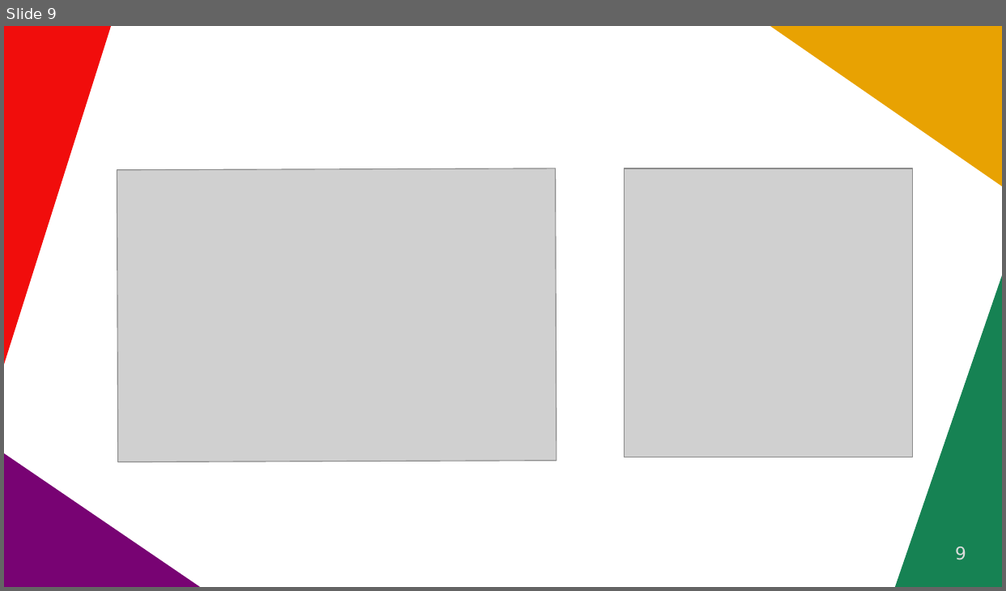
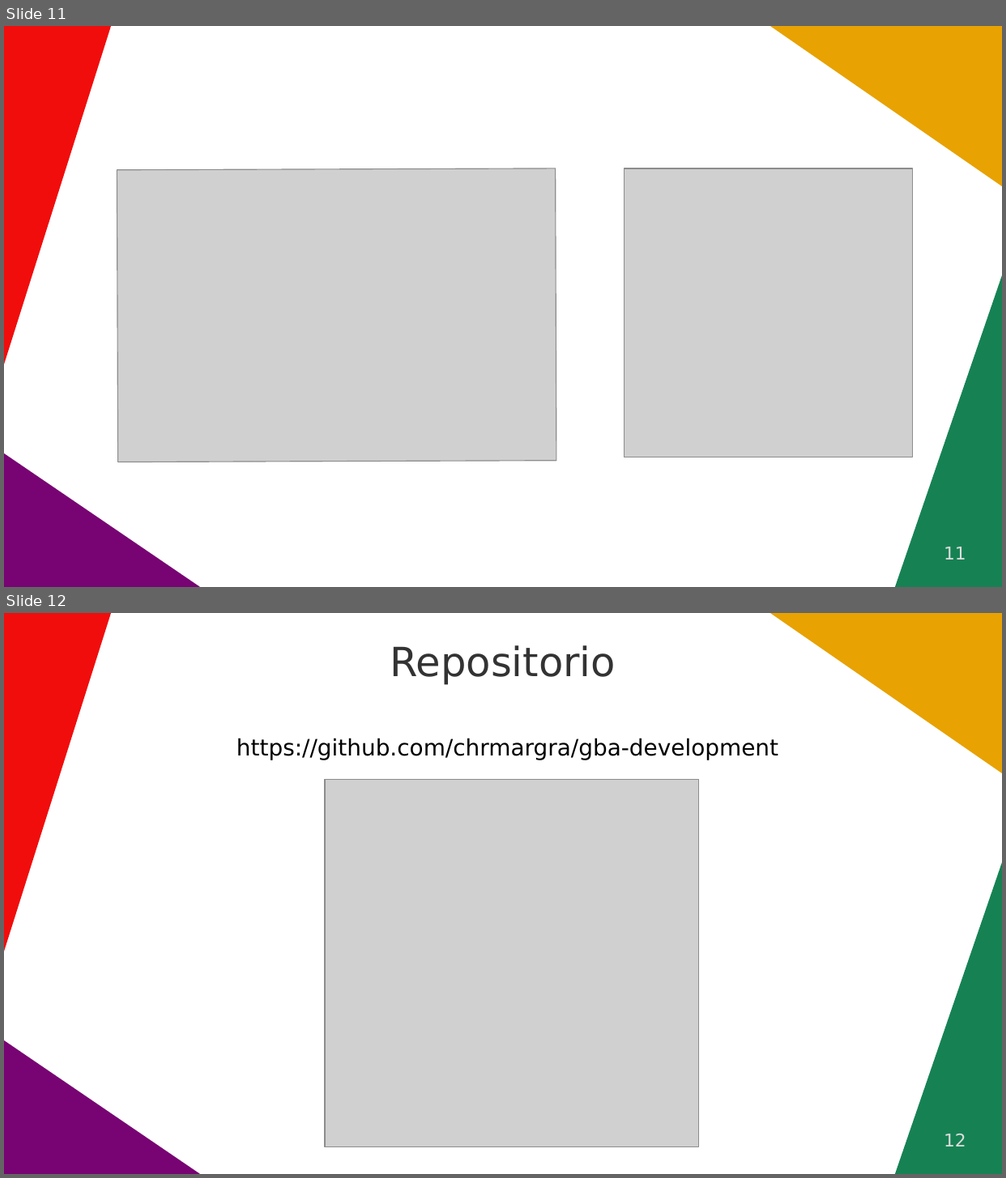
Before and after one commit to chrmargra/gba-development, a slide deck: Guides/Presentation.odp. Shown one above the other, each under a label of ours: slide 9 before the commit, slides 11 and 12 after it. The pictures are 1006x591 and 1006x1178 pixels, drawn with LibreOffice and Linux fonts; fonts in the diff are those of the drawing; grey boxes stand for pictures. Boxes give left, top, right and bottom in pixels: in the first picture for what was removed or moved away, otherwise in the second. Text is boxed around its words. In the diff, an @@ line names an element or a change of style, - is before the commit and + after.

```diff
--- a/Guides/Presentation.odp
+++ b/Guides/Presentation.odp
@@ slide 12 added at (x1=4, y1=613, x2=1002, y2=1174), background #FFFFFF; not listed: 4 template elements that a slide beside it also shows @@
@@ title added at (x1=390, y1=645, x2=616, y2=685), 32 pt, text #333333 @@
+Repositorio
@@ text added at (x1=236, y1=738, x2=778, y2=760), 18 pt, text #000000 @@
+https://github.com/chrmargra/gba-development
@@ picture added at (x1=325, y1=780, x2=698, y2=1148) @@
@@ page number added at (x1=944, y1=1134, x2=966, y2=1147), 14 pt, text #DDDDDD @@
+12
@@ what was slide 9 is now slide 11 @@
@@ page number at (x1=944, y1=547, x2=966, y2=560): text changed @@
-9
+11
```
Also in this commit, not shown: 4 slides changed, 2 other slides added.
